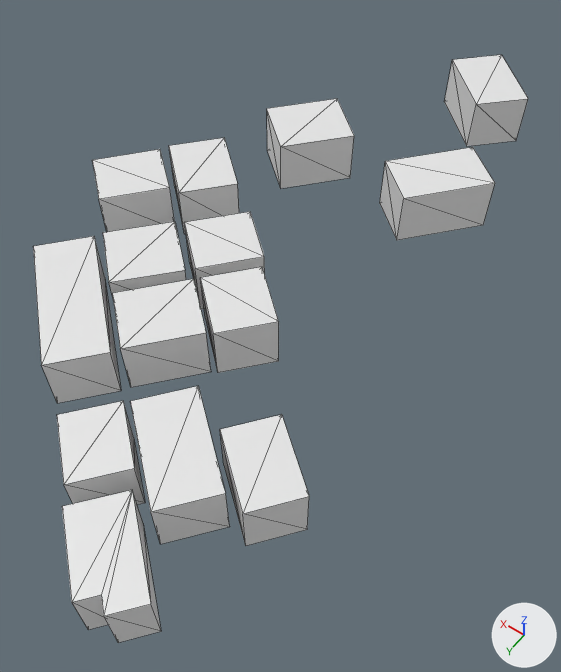
An edit to the glTF model output/glb/tile_577.glb, drawn before and after from the same camera.
Before and after are seen from a 50 mm camera at (38.5, 31.6, 100.3) aimed at (85.7, -34.5, -3.6). Lighting does not change. The marker at lower right points along +X, +Y and +Z. The older version comes first. Mesh edges are drawn as thin lines.
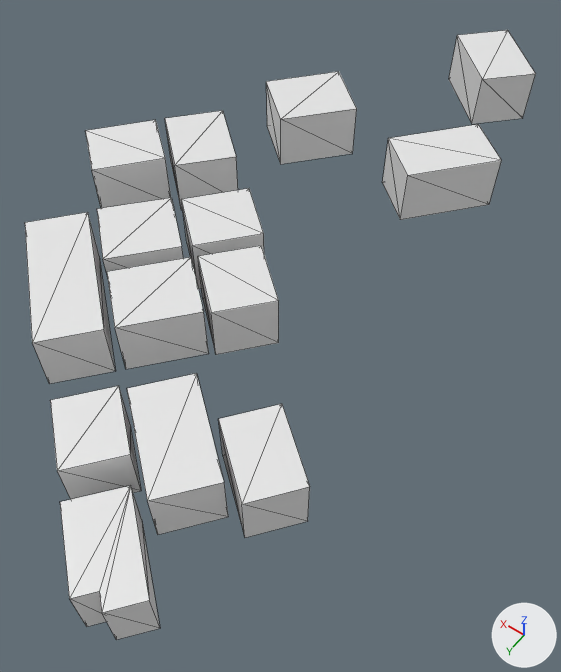
Scene script edits in JSON lines:
```json
{"block": "me_mesh_0", "where": "# used by ob_mesh_0; location = (0.0, 0.0, 0.0)"}
{"op": "remove", "block": "me_mesh_0", "code": "me_mesh_0.from_pydata(...)  # 116 vertices, 146 faces; spans x 61.5..130.1, y -111.7..20.2, z 0.0..10.0"}
{"op": "add", "block": "me_mesh_0", "code": "me_mesh_0.from_pydata(...)  # 116 vertices, 146 faces; spans x 61.5..130.1, y -111.7..20.2, z 1.2..16.4"}
{"block": "me_mesh_0", "change": "me_mesh_0 part 1: the loose piece of 8 vertices spanning x 74.4..92.5, y -111.7..-93.6, z 0.0..10.0 is moved by (0.0, 0.0, 5.5)"}
{"block": "me_mesh_0", "change": "me_mesh_0 part 2: the loose piece of 8 vertices spanning x 68.7..87.3, y -81.6..-62.3, z 0.0..10.0 is moved by (0.0, 0.0, 5.0)"}
{"block": "me_mesh_0", "change": "me_mesh_0 part 3: the loose piece of 8 vertices spanning x 95.7..113.7, y -79.6..-61.4, z 0.0..10.0 is moved by (0.0, 0.0, 5.9)"}
{"block": "me_mesh_0", "change": "me_mesh_0 part 4: the loose piece of 8 vertices spanning x 97.9..122.7, y -25.0..-1.7, z 0.0..10.0 is moved by (0.0, 0.0, 5.3)"}
{"block": "me_mesh_0", "change": "me_mesh_0 part 5: the loose piece of 8 vertices spanning x 88.8..105.4, y -27.2..-10.4, z 0.0..10.0 is moved by (0.0, 0.0, 4.9)"}
{"block": "me_mesh_0", "change": "me_mesh_0 part 6: the loose piece of 8 vertices spanning x 99.4..115.7, y -35.3..-19.0, z 0.0..10.0 is moved by (0.0, 0.0, 5.3)"}
{"block": "me_mesh_0", "change": "me_mesh_0 part 7: the loose piece of 8 vertices spanning x 81.3..96.5, y -35.4..-20.5, z 0.0..10.0 is moved by (0.0, 0.0, 4.8)"}
{"block": "me_mesh_0", "change": "me_mesh_0 part 8: the loose piece of 8 vertices spanning x 91.0..106.4, y -44.5..-29.0, z 0.0..10.0 is moved by (0.0, 0.0, 5.1)"}
{"block": "me_mesh_0", "change": "me_mesh_0 part 9: the loose piece of 8 vertices spanning x 114.1..130.1, y -48.1..-31.9, z 0.0..10.0 is moved by (0.0, 0.0, 6.4)"}
{"block": "me_mesh_0", "change": "me_mesh_0 part 10: the loose piece of 8 vertices spanning x 105.1..121.6, y -57.5..-41.2, z 0.0..10.0 is moved by (0.0, 0.0, 5.9)"}
{"block": "me_mesh_0", "change": "me_mesh_0 part 11: the loose piece of 12 vertices spanning x 68.8..86.1, y 5.4..20.2, z 0.0..10.0 is moved by (0.0, 0.0, 1.2)"}
{"block": "me_mesh_0", "change": "me_mesh_0 part 12: the loose piece of 8 vertices spanning x 82.2..96.4, y -4.0..9.9, z 0.0..10.0 is moved by (0.0, 0.0, 3.7)"}
{"block": "me_mesh_0", "change": "me_mesh_0 part 13: the loose piece of 8 vertices spanning x 70.4..89.8, y -11.9..6.3, z 0.0..10.0 is moved by (0.0, 0.0, 3.1)"}
{"block": "me_mesh_0", "change": "me_mesh_0 part 14: the loose piece of 8 vertices spanning x 61.5..76.9, y -14.9..-0.2, z 0.0..10.0 is moved by (0.0, 0.0, 2.7)"}
```

Boxes [x1, y1, x2, y2] around the edits, measured in the pictures (561 x 672 px; the box of a moved part takes in the faces that stretch with it):
```json
{"object": "Mesh_0", "change": "reshaped", "before": [33, 55, 528, 643], "after": [25, 30, 536, 640]}
{"part": 1, "of": "me_mesh_0", "change": "moved or reshaped", "before": [444, 55, 528, 146], "after": [449, 30, 536, 124]}
{"part": 2, "of": "me_mesh_0", "change": "moved or reshaped", "before": [380, 147, 495, 240], "after": [382, 124, 502, 220]}
{"part": 3, "of": "me_mesh_0", "change": "moved or reshaped", "before": [267, 99, 354, 188], "after": [266, 72, 357, 164]}
{"part": 4, "of": "me_mesh_0", "change": "moved or reshaped", "before": [33, 236, 121, 403], "after": [25, 212, 115, 384]}
{"part": 5, "of": "me_mesh_0", "change": "moved or reshaped", "before": [113, 279, 211, 387], "after": [107, 257, 209, 369]}
{"part": 6, "of": "me_mesh_0", "change": "moved or reshaped", "before": [103, 222, 186, 296], "after": [97, 198, 183, 277]}
{"part": 7, "of": "me_mesh_0", "change": "moved or reshaped", "before": [200, 267, 279, 373], "after": [198, 246, 279, 355]}
{"part": 8, "of": "me_mesh_0", "change": "moved or reshaped", "before": [184, 212, 265, 309], "after": [181, 188, 264, 289]}
{"part": 9, "of": "me_mesh_0", "change": "moved or reshaped", "before": [92, 149, 175, 232], "after": [85, 120, 171, 208]}
{"part": 10, "of": "me_mesh_0", "change": "moved or reshaped", "before": [169, 138, 239, 234], "after": [165, 110, 238, 210]}
{"part": 11, "of": "me_mesh_0", "change": "moved or reshaped", "before": [62, 490, 161, 643], "after": [60, 486, 160, 640]}
{"part": 12, "of": "me_mesh_0", "change": "moved or reshaped", "before": [57, 401, 145, 505], "after": [50, 386, 141, 499]}
{"part": 13, "of": "me_mesh_0", "change": "moved or reshaped", "before": [130, 386, 230, 544], "after": [127, 373, 228, 535]}
{"part": 14, "of": "me_mesh_0", "change": "moved or reshaped", "before": [220, 415, 309, 546], "after": [219, 404, 310, 538]}
```
